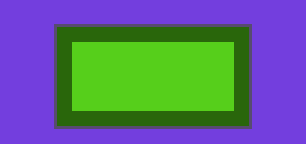
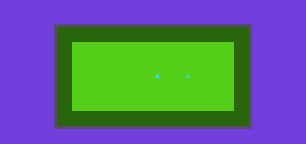
Comparing the layer stacks of the two 306px x 144px images. Changes:
painted on "biome_map.png" over [156, 75, 189, 78]
